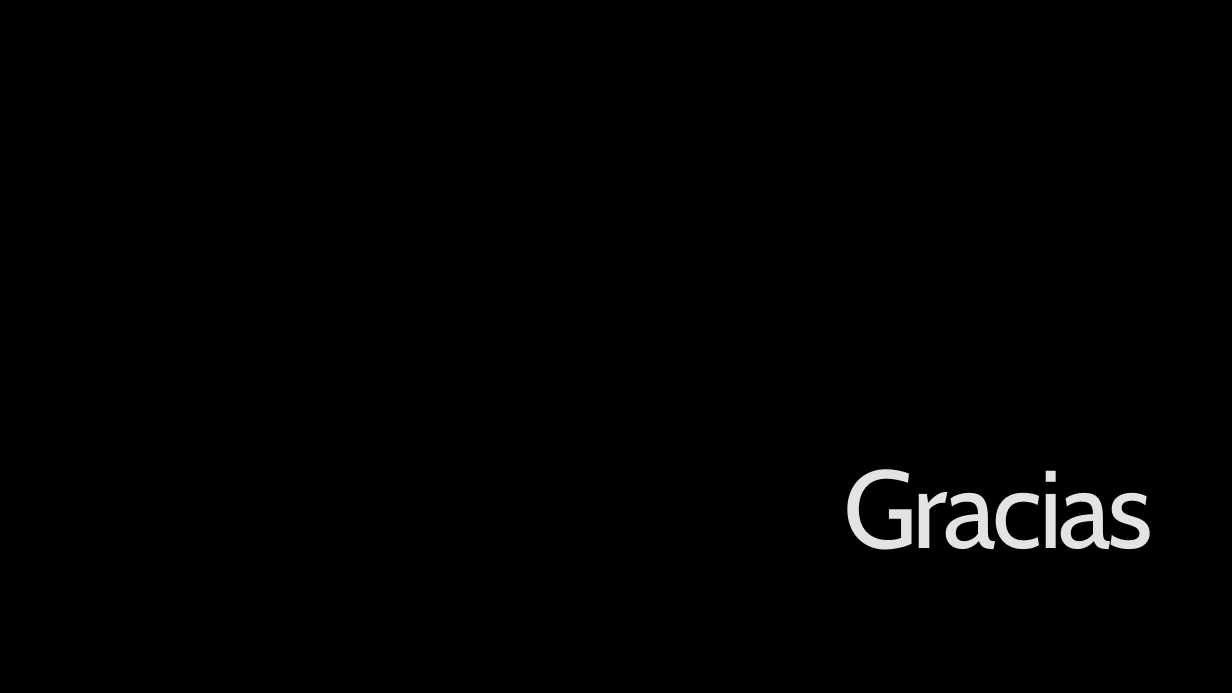
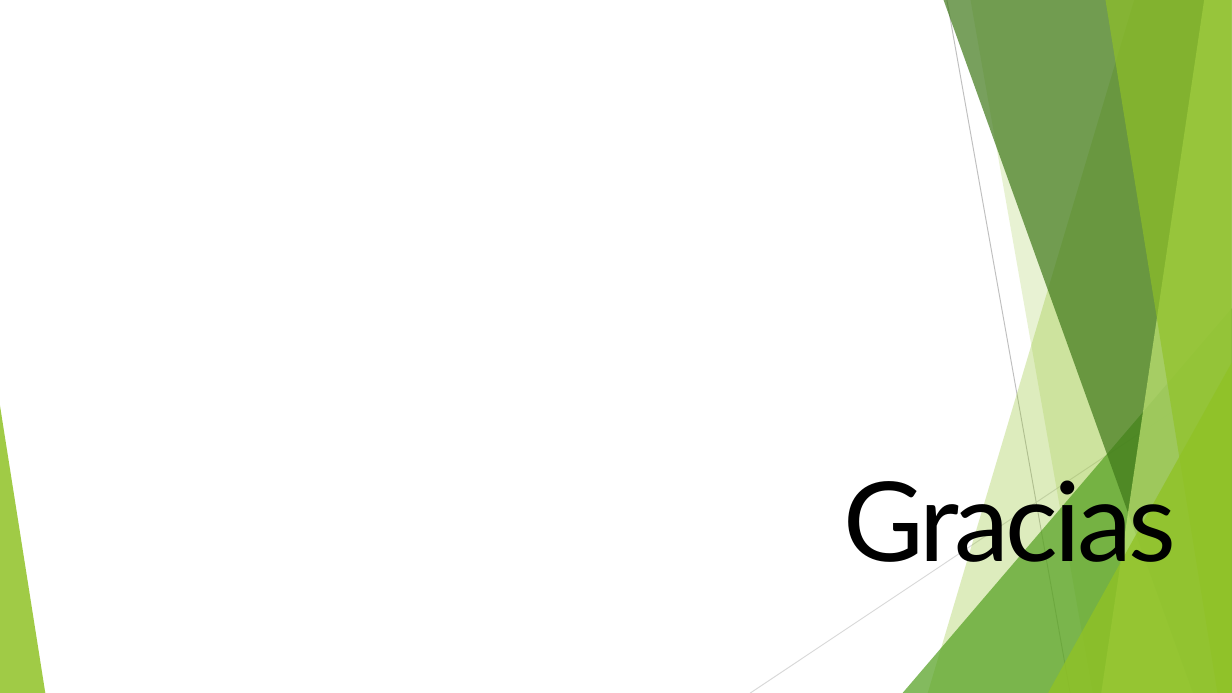
Before and after one commit to food-aid/Seminario, a slide deck: slide 12 of Food-Aid.pptx. Drawn at 1232x693 pixels with LibreOffice and Linux fonts; fonts in the diff are those of the drawing; background and template pictures are left out. Boxes give left, top, right and bottom in pixels: in the first picture for what was removed or moved away, otherwise in the second. Text is boxed around its words. In the diff, an @@ line names an element or a change of style, - is before the commit and + after.

```diff
--- a/Food-Aid.pptx
+++ b/Food-Aid.pptx
@@ background picture (left out) to #FFFFFF @@
@@ group added at box(0, 0, 1232, 693): 5 freeform shapes, 3 triangles, 2 lines @@
@@ title "Gracias" at box(843, 465, 1176, 580): font Cabin to Lato, text colour gradient #969696 to #E3E3E3 to #FFFFFF to gradient #FFFFFF to #000000; line spacing 0.9 to 1; vertical alignment middle to top @@
```
Also in this commit, not shown: 11 other slides changed.
